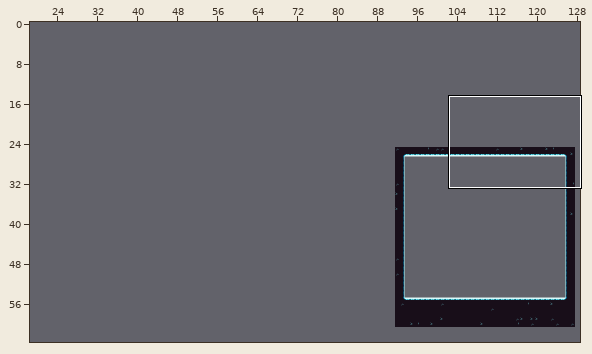
An edit to a level. Tiled map, Assets/_Tilemap/Winter/WinterBoss_1/WinterBoss_1.tmx. The picture above shows the old version from afar; the outline marks the close-up.
Close-up. Earlier state:
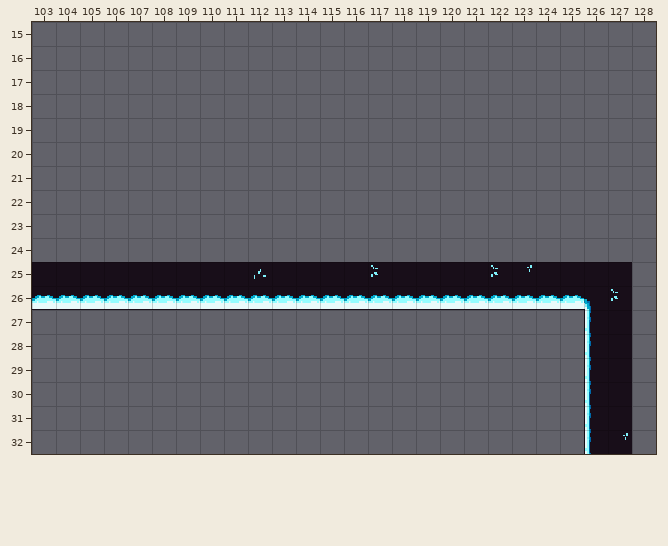
Cells are 16x16 px. Shown: x 103..128, y 15..32. The commit also changed other parts of the map, which this record leaves out. The old version is drawn lined up with the new one.
After the commit:
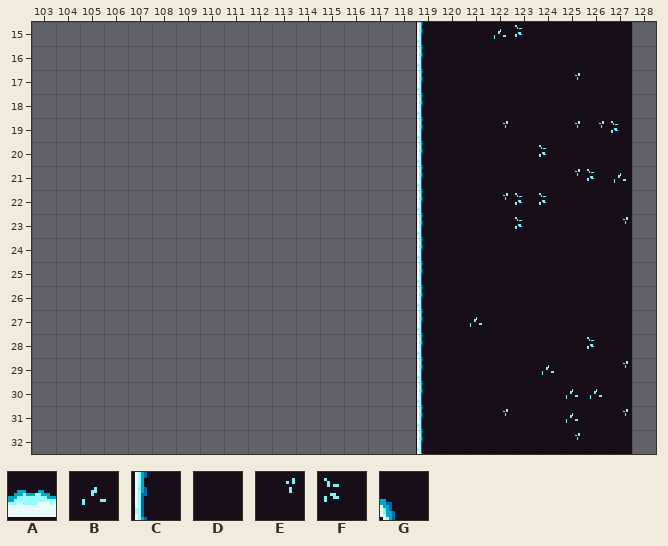
Key: from "Winter": A 1 flipped up-down, B 13, C 16, D 17, E 29, F 45, G 65.
_ is an empty cell, # one hidden under a higher layer.
The edit:
{"change": "map size 36x36 -> 128x64 cells (old content now starts at 92,25; both pictures use the new coordinates)"}
{"where": "layer \"groundPrototype\""}
{"y":25,"x":103,"old":"################","new":"________________"}
{"y":26,"x":103,"old":"################","new":"________________"}
{"where": "layer \"Map\""}
{"y":15,"x":119,"old":"___","new":"CDD"}
{"y":15,"x":124,"old":"____","new":"DDDD"}
{"y":16,"x":119,"old":"_________","new":"CDDDDDDDD"}
{"y":17,"x":119,"old":"______","new":"CDDDDD"}
{"y":17,"x":126,"old":"__","new":"DD"}
{"y":18,"x":119,"old":"_________","new":"CDDDDDDDD"}
{"y":19,"x":119,"old":"___","new":"CDD"}
{"y":19,"x":123,"old":"__","new":"DD"}
{"y":20,"x":119,"old":"_____","new":"CDDDD"}
{"y":20,"x":125,"old":"___","new":"DDD"}
{"y":21,"x":119,"old":"______","new":"CDDDDD"}
{"y":22,"x":119,"old":"___","new":"CDD"}
{"y":22,"x":125,"old":"___","new":"DDD"}
{"y":23,"x":119,"old":"____","new":"CDDD"}
{"y":23,"x":124,"old":"___","new":"DDD"}
{"y":24,"x":119,"old":"_________","new":"CDDDDDDDD"}
{"y":25,"x":103,"old":"DDDDDDDDD#DDDD#DD","new":"________________C"}
{"y":26,"x":103,"old":"AAAAAAAAAAAAAAAAAAAAAAAG","new":"________________CDDDDDDD"}
{"y":27,"x":119,"old":"__","new":"CD"}
{"y":27,"x":122,"old":"____C","new":"DDDDD"}
{"y":28,"x":119,"old":"_______C","new":"CDDDDDD#"}
{"y":29,"x":119,"old":"_____","new":"CDDDD"}
{"y":29,"x":125,"old":"_C","new":"DD"}
{"y":30,"x":119,"old":"______","new":"CDDDDD"}
{"y":30,"x":126,"old":"C","new":"#"}
{"y":31,"x":119,"old":"___","new":"CDD"}
{"y":31,"x":123,"old":"__","new":"DD"}
{"y":31,"x":126,"old":"C","new":"D"}
{"y":32,"x":119,"old":"______","new":"CDDDDD"}
{"y":32,"x":126,"old":"C","new":"D"}
{"where": "layer \"Decorated\""}
{"y":15,"x":122,"old":"__","new":"BF"}
{"y":17,"x":125,"old":"_","new":"E"}
{"y":19,"x":122,"old":"_","new":"E"}
{"y":19,"x":125,"old":"___","new":"EEF"}
{"y":20,"x":124,"old":"_","new":"F"}
{"y":21,"x":125,"old":"___","new":"EFB"}
{"y":22,"x":122,"old":"___","new":"EFF"}
{"y":23,"x":123,"old":"_","new":"F"}
{"y":23,"x":127,"old":"_","new":"E"}
{"y":25,"x":112,"old":"B","new":"_"}
{"y":25,"x":117,"old":"F","new":"_"}
{"y":25,"x":122,"old":"FE","new":"__"}
{"y":26,"x":127,"old":"F","new":"_"}
{"y":27,"x":121,"old":"_","new":"B"}
{"y":28,"x":126,"old":"_","new":"F"}
{"y":29,"x":124,"old":"_","new":"B"}
{"y":29,"x":127,"old":"_","new":"E"}
{"y":30,"x":125,"old":"__","new":"BB"}
{"y":31,"x":122,"old":"_","new":"E"}
{"y":31,"x":125,"old":"_","new":"B"}
{"y":31,"x":127,"old":"_","new":"E"}
{"y":32,"x":125,"old":"_","new":"E"}
{"y":32,"x":127,"old":"E","new":"_"}
